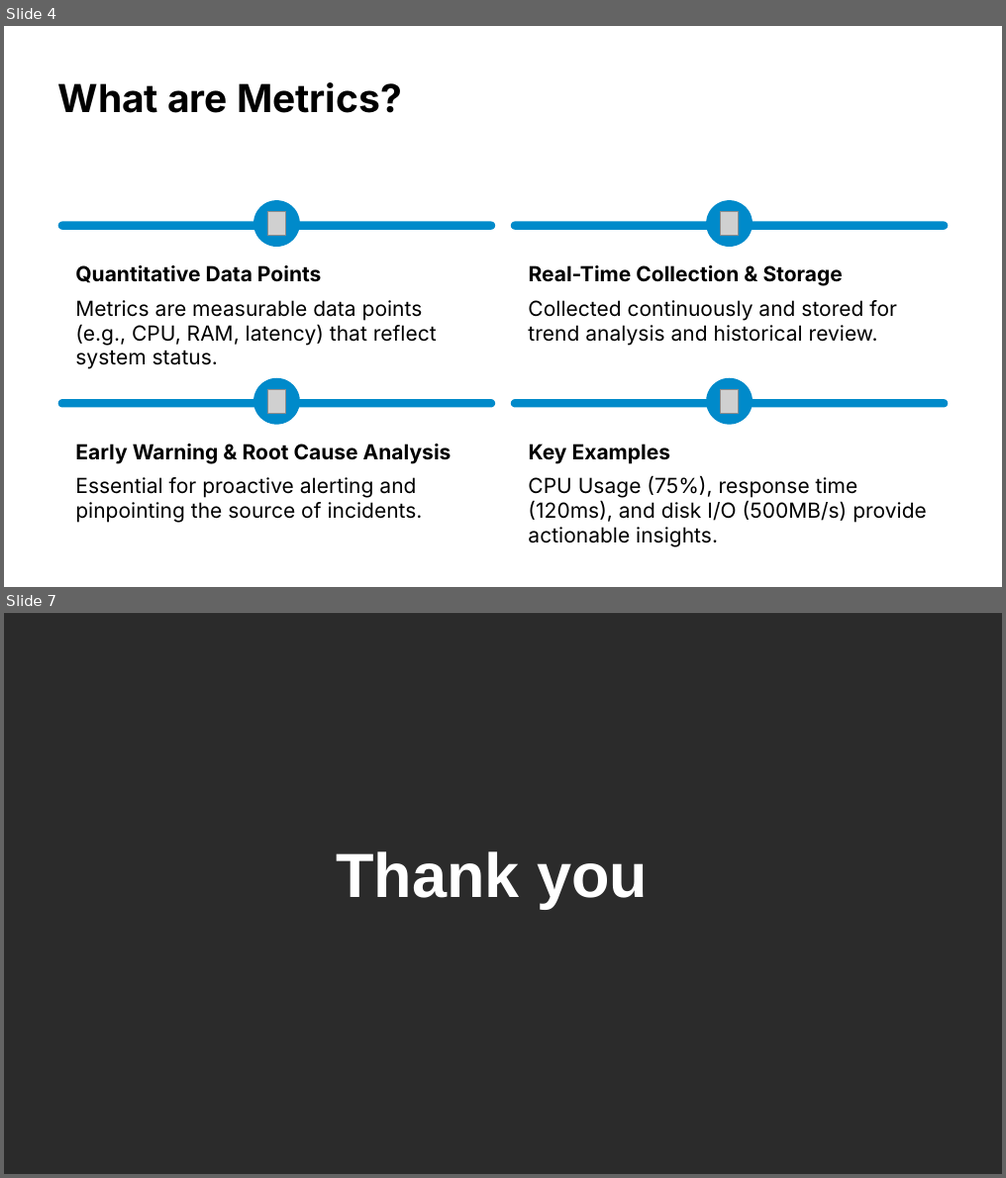
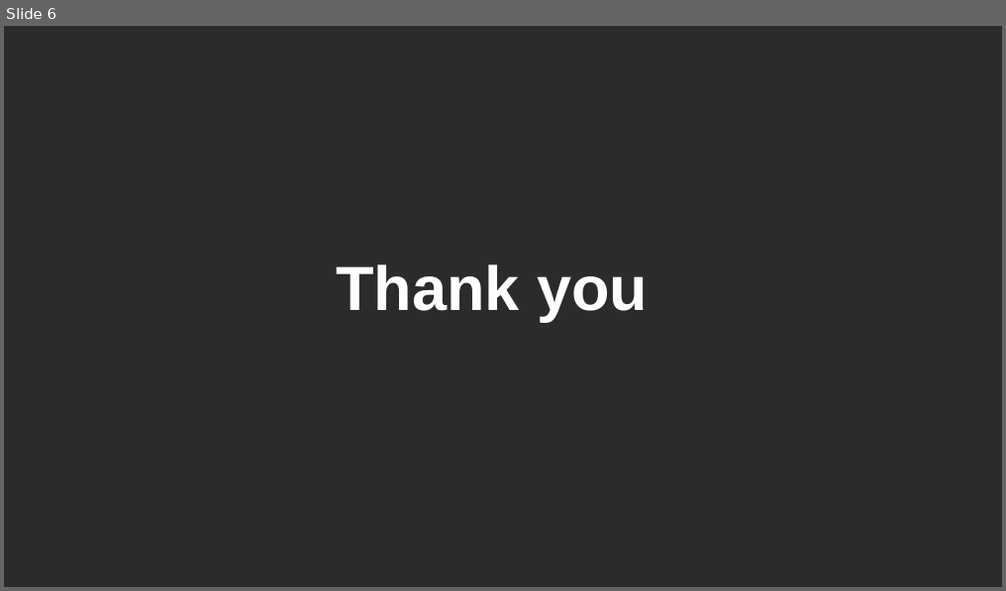
Before and after one commit to hieu15/ENTERPRISE-NETWORK-MONITORING, a slide deck: slides/DAY 02.pptx. Shown one above the other, each under a label of ours: slides 4 and 7 before the commit, slide 6 after it; the slides between them are not shown. The pictures are 1006x1178 and 1006x591 pixels, drawn with LibreOffice and Linux fonts; fonts in the diff are those of the drawing; grey boxes stand for pictures; background and template pictures are left out; a plain dark background stands for a picture behind light text. Boxes give left, top, right and bottom in pixels: in the first picture for what was removed or moved away, otherwise in the second. Text is boxed around its words. In the diff, an @@ line names an element or a change of style, - is before the commit and + after.

```diff
--- a/slides/DAY 02.pptx
+++ b/slides/DAY 02.pptx
@@ slide 4 removed at (4, 26, 1002, 587), background picture (left out) @@
@@ text removed at (58, 82, 402, 113) @@
-What are Metrics?
@@ rounded rectangle removed at (253, 200, 300, 247) @@
@@ rounded rectangle removed at (706, 200, 752, 247) @@
@@ rounded rectangle removed at (57, 221, 495, 230) @@
@@ picture removed at (267, 212, 286, 235) @@
@@ rounded rectangle removed at (511, 221, 948, 230) @@
@@ picture removed at (721, 212, 740, 235) @@
@@ text removed at (75, 266, 321, 283) @@
-Quantitative Data Points
@@ text removed at (529, 266, 843, 286) @@
-Real-Time Collection & Storage
@@ text removed at (75, 300, 437, 370) @@
-Metrics are measurable data points (e.g., CPU, RAM, latency) that reflect system status.
@@ text removed at (528, 300, 897, 346) @@
-Collected continuously and stored for trend analysis and historical review.
@@ rounded rectangle removed at (253, 378, 300, 425) @@
@@ rounded rectangle removed at (706, 378, 752, 425) @@
@@ rounded rectangle removed at (57, 399, 495, 408) @@
@@ picture removed at (267, 390, 286, 413) @@
@@ rounded rectangle removed at (511, 399, 948, 408) @@
@@ picture removed at (721, 390, 740, 413) @@
@@ text removed at (75, 444, 451, 465) @@
-Early Warning & Root Cause Analysis
@@ text removed at (529, 444, 671, 465) @@
-Key Examples
@@ text removed at (75, 477, 423, 523) @@
-Essential for proactive alerting and pinpointing the source of incidents.
@@ text removed at (528, 475, 927, 548) @@
-CPU Usage (75%), response time (120ms), and disk I/O (500MB/s) provide actionable insights.
@@ what was slide 7 is now slide 6 @@
```
Also in this commit, not shown: 5 slides added, 5 other slides removed, 5 other files.
